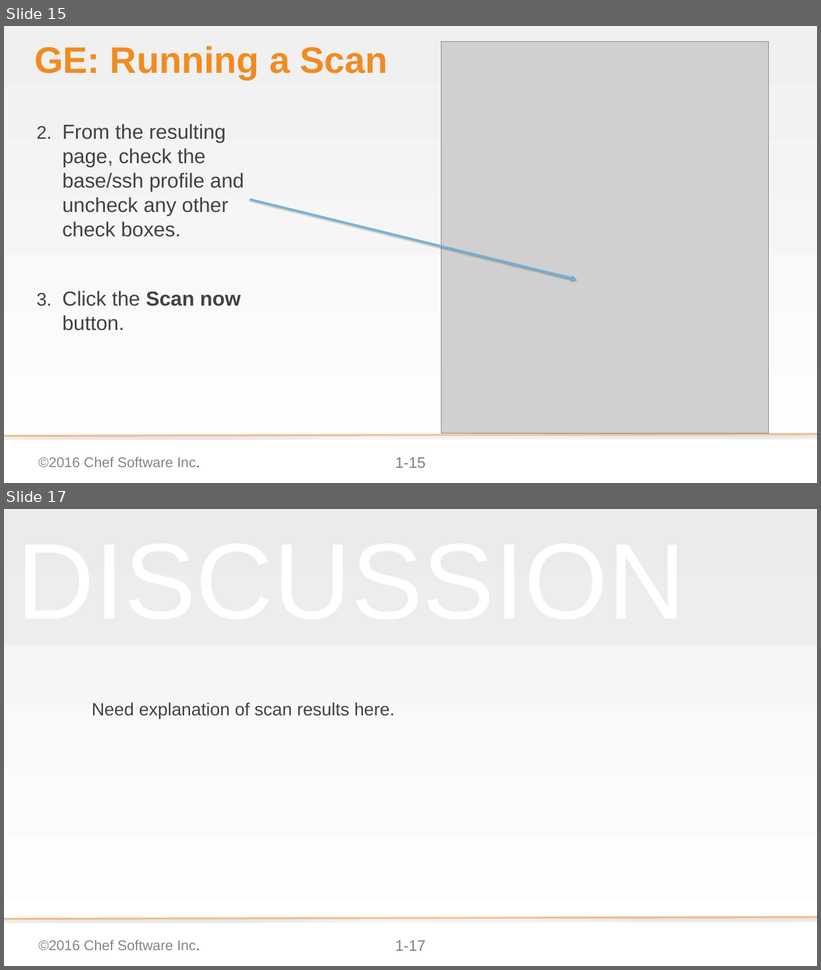
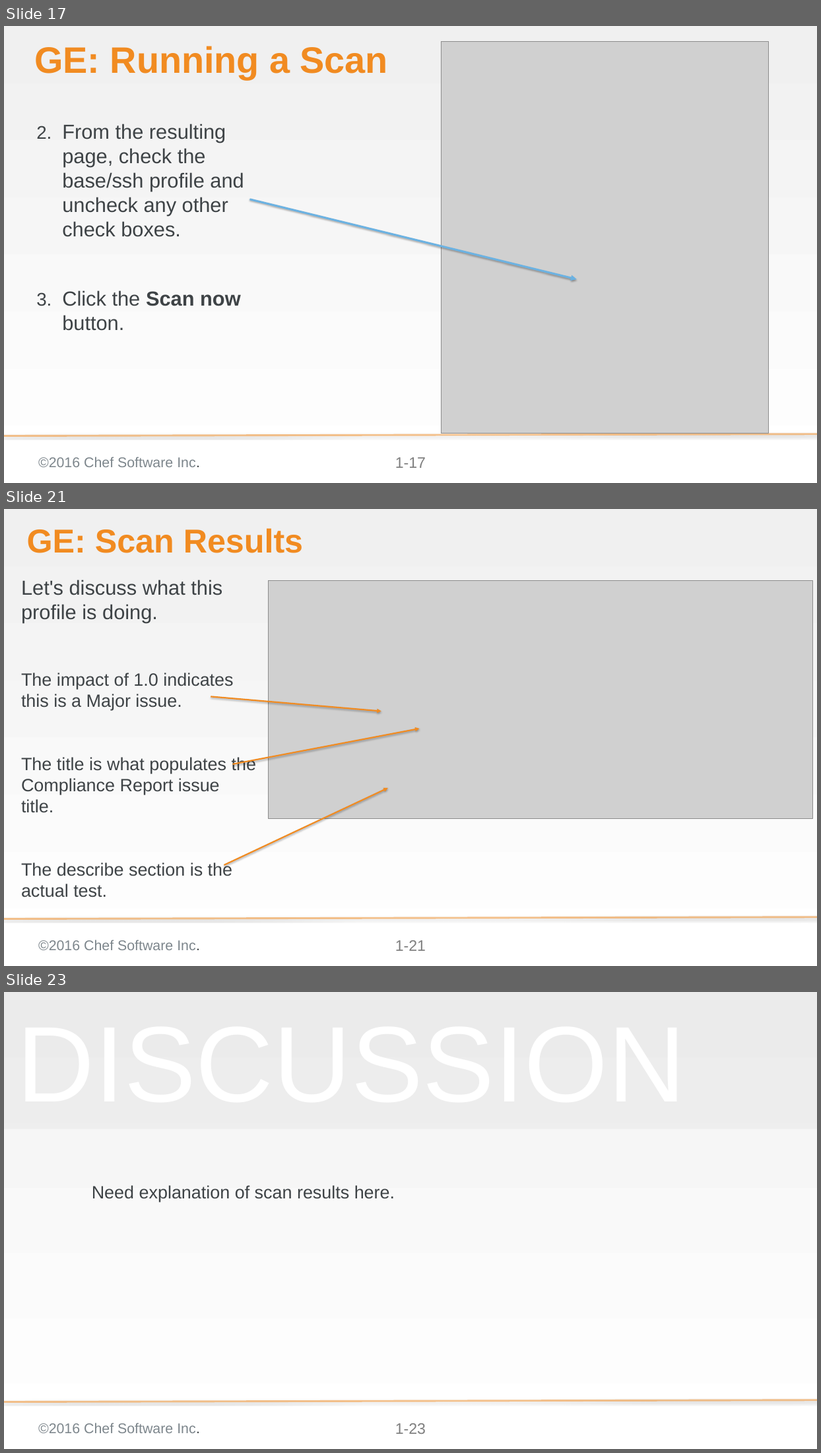
Before and after one commit to bchamby/chef-compliance-installation-configuration-operation, a slide deck: 03-initial-configuration-scans.pptx. Shown one above the other, each under a label of ours: slides 15 and 17 before the commit, slides 17, 21 and 23 after it; the slides between them are not shown. The pictures are 821x970 and 821x1453 pixels, drawn with LibreOffice and Linux fonts; fonts in the diff are those of the drawing; grey boxes stand for pictures; background and template pictures are left out. Boxes give left, top, right and bottom in pixels: in the first picture for what was removed or moved away, otherwise in the second. Text is boxed around its words. In the diff, an @@ line names an element or a change of style, - is before the commit and + after.

```diff
--- a/03-initial-configuration-scans.pptx
+++ b/03-initial-configuration-scans.pptx
@@ slide 21 added at [4,509,817,966], background gradient #F0F0F0 to #FFFFFF; not listed: 3 template elements that a slide beside it also shows @@
@@ title added at [27,528,303,553], 52.2 pt, text #F18B21, bold @@
+GE: Scan Results
@@ text added at [21,580,256,877], 28 pt, text #3E4346 @@
+Let's discuss what this profile is doing.
+The impact of 1.0 indicates this is a Major issue.
+The title is what populates the Compliance Report issue title.
+The describe section is the actual test.
@@ picture added at [269,580,813,819] @@
@@ arrow added from (211, 696) to (382, 711), #F18B21 2.25 pt @@
@@ arrow added from (232, 764) to (419, 729), #F18B21 2.25 pt @@
@@ arrow added from (224, 865) to (388, 788), #F18B21 2.25 pt @@
@@ what was slide 15 is now slide 17 @@
@@ page number at [395,458,426,468]: text changed @@
-1-15
+1-17
@@ what was slide 17 is now slide 23 @@
@@ page number at [395,1424,426,1434]: text changed @@
-1-17
+1-23
```
Also in this commit, not shown: 4 slides changed, 6 other slides added, 1 slide removed.
